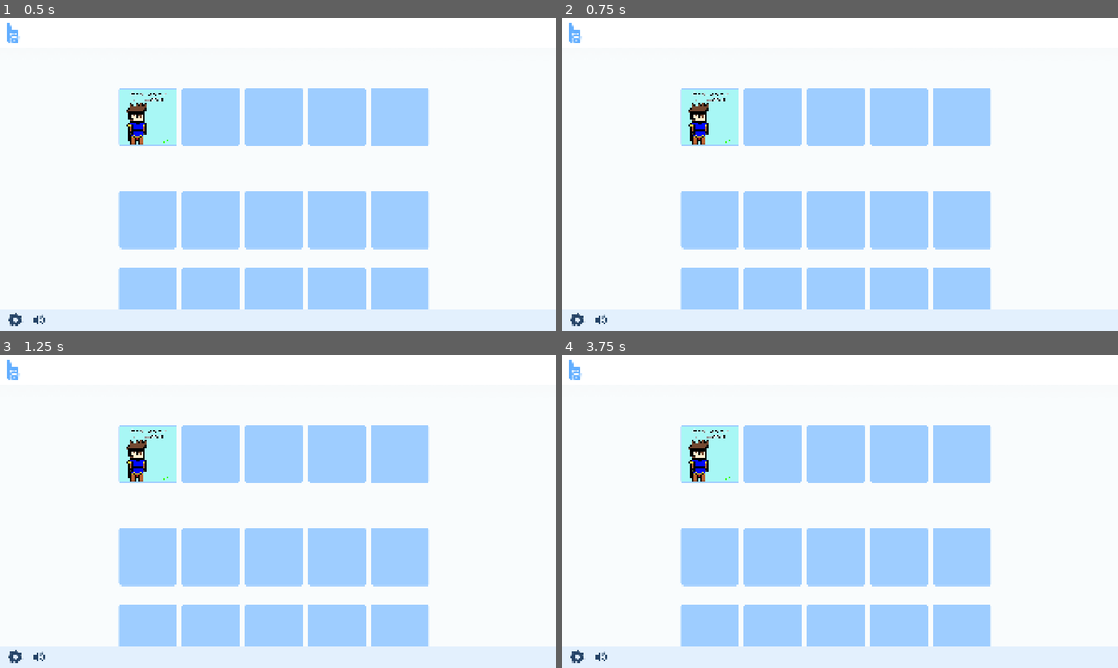
Above: before the commit, frames 1-4 (two rows, left to right).
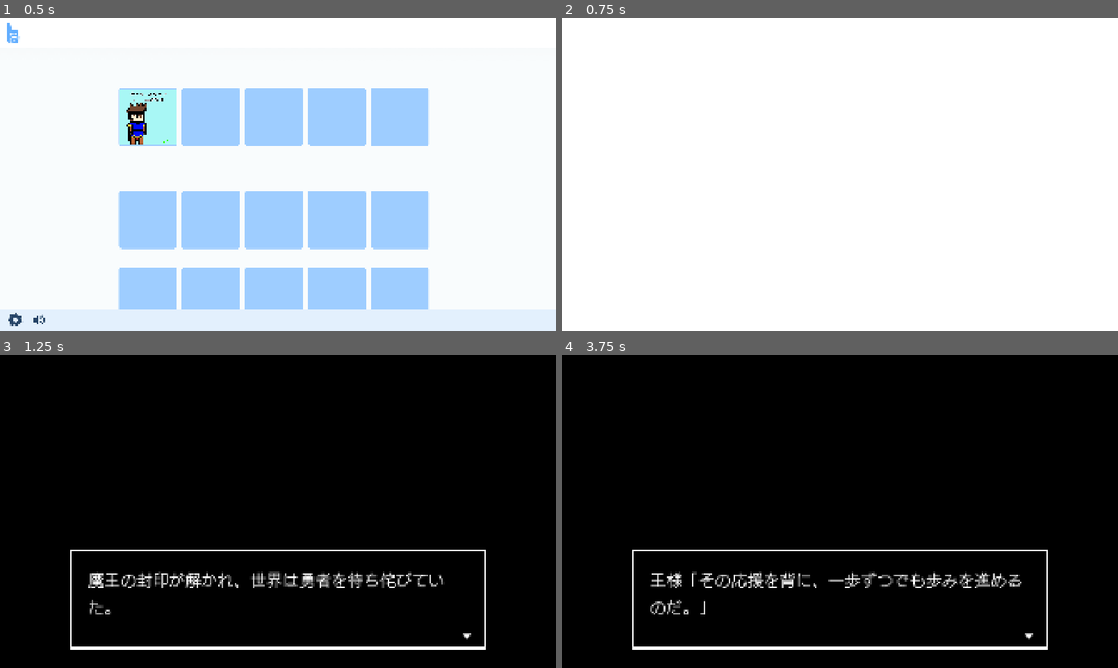
Above: after the commit, the same moments.

Repository: ProteinKoyama/metajam
Game: Godot game, scene res://title_screen.tscn
The game is run twice, just before and just after one commit, with the same random seed, the same clock (stepped at 60 frames per second) and the same inputs. Sound files missing from this copy of the repository are replaced by a short silence.
Inputs (mouse positions are in pixels of both pictures, inside the frame that each line leads up to):
- Up to frame 1 (0.5 s): no input
- Up to frame 2 (0.75 s): click (712, 118) at 0.5 s
- Up to frame 3 (1.25 s): no input
- Up to frame 4 (3.75 s): click (712, 455) at 1.27 s; click (712, 455) at 2.02 s; click (578, 655) at 2.77 s; click (600, 655) at 3.52 s

Frame 1 is identical in both runs. In frame 2, 33% of the frame differs, in the area x 0-100%, y 1-100%; in frame 3, 99%, in the area x 0-100%, y 0-100%; in frame 4, 99%.
Error before the commit: Parse Error: Identifier "HERO_CLICKER_SCENE" not declared in the current scope. (res://title_screen.gd:110)

Commit message:
rebaseによって起こったエラーを修正

Diff:
--- a/main.tscn
+++ b/main.tscn
@@ -465,21 +465,15 @@
 [connection signal="timeout" from="TypingCommentTimer" to="." method="_on_typing_comment_timer_timeout"]
 [node name="DefeatSound" type="AudioStreamPlayer" parent="." unique_id=1893171619]
 stream = ExtResource("18_ryguw")
+bus = &"SE"
 
 [node name="GainSound" type="AudioStreamPlayer" parent="." unique_id=1220497775]
 stream = ExtResource("19_d13ii")
+bus = &"SE"
 
 [node name="LevelUpSound" type="AudioStreamPlayer" parent="." unique_id=1090748399]
 stream = ExtResource("20_1u8w0")
-
-[node name="DefeatSound" type="AudioStreamPlayer" parent="." unique_id=1893171619]
-stream = ExtResource("18_ryguw")
-
-[node name="GainSound" type="AudioStreamPlayer" parent="." unique_id=1220497775]
-stream = ExtResource("19_d13ii")
-
-[node name="LevelUpSound" type="AudioStreamPlayer" parent="." unique_id=1090748399]
-stream = ExtResource("20_1u8w0")
+bus = &"SE"
 
 [connection signal="gui_input" from="Hero" to="." method="_on_hero_input"]
 [connection signal="pressed" from="CheerFrame" to="." method="_on_buy_cheer_pressed"]
--- a/title_screen.gd
+++ b/title_screen.gd
@@ -107,7 +107,7 @@
 	$WhiteScreen.show()
 	$MouseSound.play()
 	await $MouseSound.finished
-	var result: Error = get_tree().change_scene_to_packed(HERO_CLICKER_SCENE)
+	var result: Error = get_tree().change_scene_to_packed(HERO_PROLOGUE_SCENE)
 	if result != OK:
 		scene_transition_started = false
 		hero_button.disabled = false
